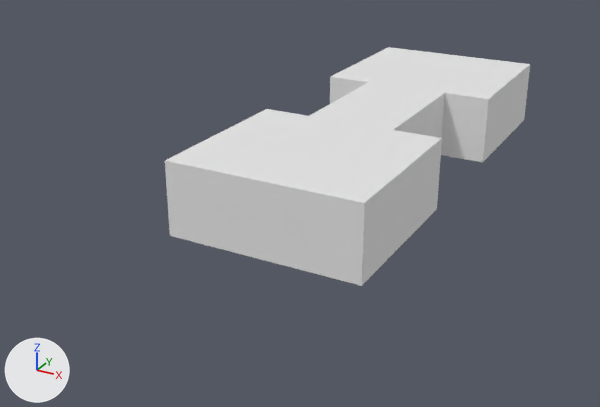
The FBX model Assets/Models/gallary.fbx: old version first, new version second.
Before and after are seen from a 50 mm camera at (23.0, -53.9, 22.7) aimed at (-4.1, -4.5, -2.0). Lighting does not change. The marker at lower left points along +X, +Y and +Z. Where no turn or scale is listed for an object, it has been applied to the vertices.

The older version as bpy lines, for what is in view:
```python
me_cube_009 = bpy.data.meshes.new('Cube.009')
me_cube_009.from_pydata(...)  # 46 vertices, 44 faces; spans x -6.6..6.6, y -16.9..16.9, z -1.0..4.0
me_cube_009.materials.append(mat_material_001)  # its picture is missing
ob_cube = bpy.data.objects.new('Cube', me_cube_009)
ob_cube.location = (0.0, 0.0, 1.0)
```
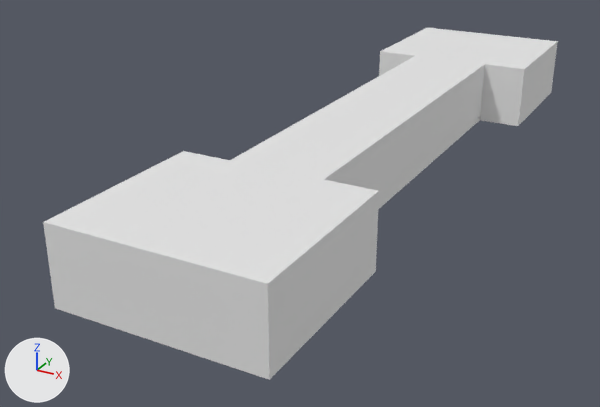
Scene script edits in JSON lines:
```json
{"block": "me_cube_009", "where": "me_cube_009.from_pydata(...)  # 46 vertices, 44 faces; spans x -6.6..6.6, y -16.9..16.9, z -1.0..4.0"}
{"block": "me_cube_009", "where": "# used by ob_cube; location = (0.0, 0.0, 1.0)"}
{"block": "me_cube_009", "change": "me_cube_009 part 1: all 20 vertices in x -6.6..6.6, y 5.0..16.9, z -1.0..4.0 are moved by (0.0, 10.0, 0.0)"}
{"block": "me_cube_009", "change": "me_cube_009 part 2: all 20 vertices in x -6.6..6.6, y -16.9..-5.0, z -1.0..4.0 are moved by (0.0, -10.0, 0.0)"}
```

Location of each change, (x1, y1, x2, y2) in pixels of the pictures (600 x 407 px; the box of a moved part takes in the faces that stretch with it):
```json
{"object": "Cube", "change": "reshaped", "before": [165, 47, 530, 286], "after": [43, 28, 558, 380], "on screen": "41% wider, 47% taller"}
{"part": 1, "of": "me_cube_009", "change": "moved or reshaped", "before": [330, 47, 530, 162], "after": [341, 28, 558, 175]}
{"part": 2, "of": "me_cube_009", "change": "moved or reshaped", "before": [165, 98, 442, 286], "after": [43, 98, 419, 380]}
```
